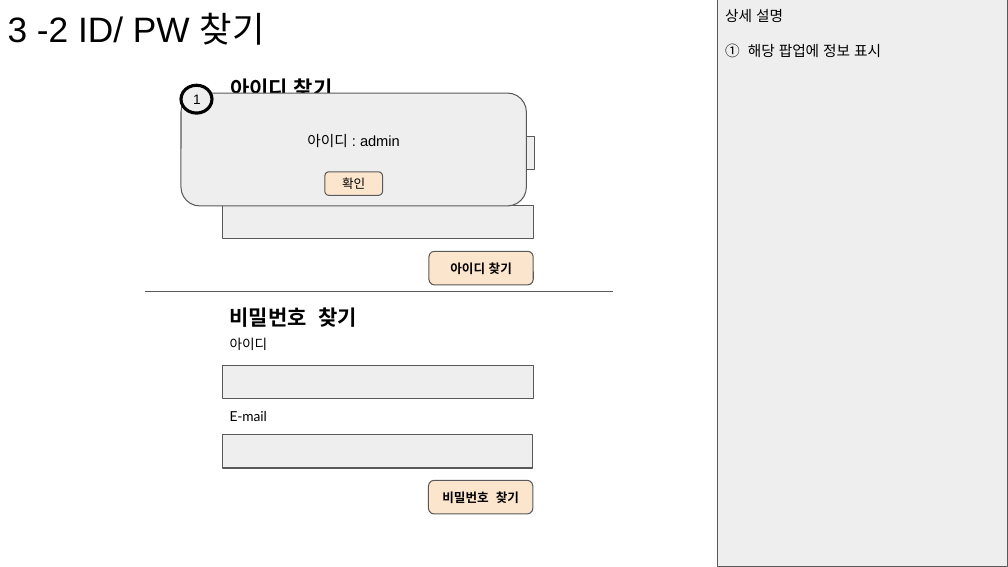
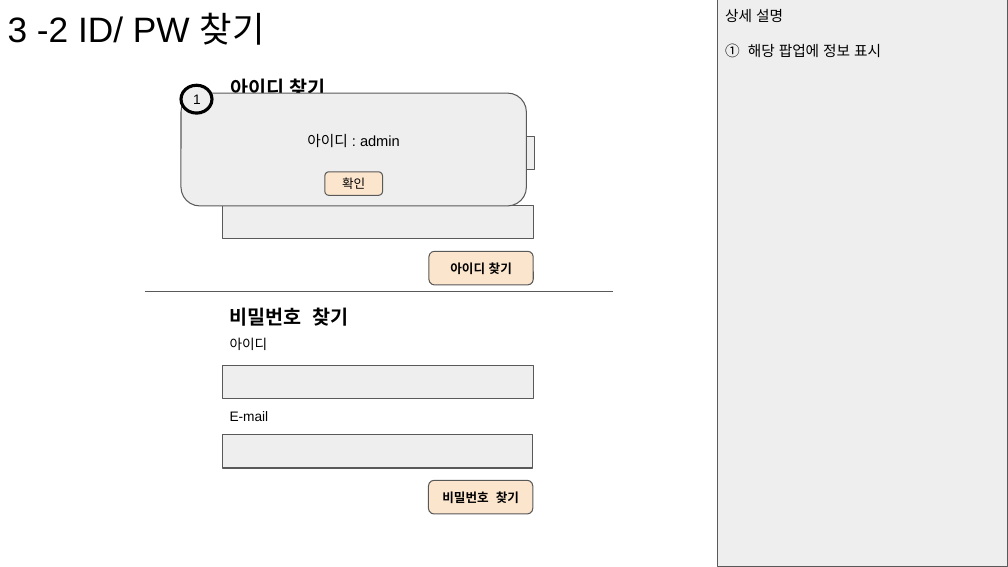
Before and after one commit to CEB79/hello01, a slide deck: slide 6 of 기획/2차 미니 프로젝트 스토리 보드.pptx. Drawn at 1008x567 pixels with LibreOffice and Linux fonts; fonts in the diff are those of the drawing. Boxes give left, top, right and bottom in pixels: in the first picture for what was removed or moved away, otherwise in the second. Text is boxed around its words. In the diff, an @@ line names an element or a change of style, - is before the commit and + after.

```diff
--- a/기획/2차 미니 프로젝트 스토리 보드.pptx
+++ b/기획/2차 미니 프로젝트 스토리 보드.pptx
@@ text "아이디 찾기" at (230,78,326,94): size 15 to 14 pt, font Lato to Arial @@
@@ text "비밀번호 찾기" at (230,307,349,326): size 15 to 14 pt, font Lato to Arial @@
@@ text "아이디" at (230,337,268,350): font Lato to Arial @@
@@ text "E-mail" at (230,411,269,421): font Lato to Arial @@
```
Also in this commit, not shown: 12 other slides changed, 6 slides added.
